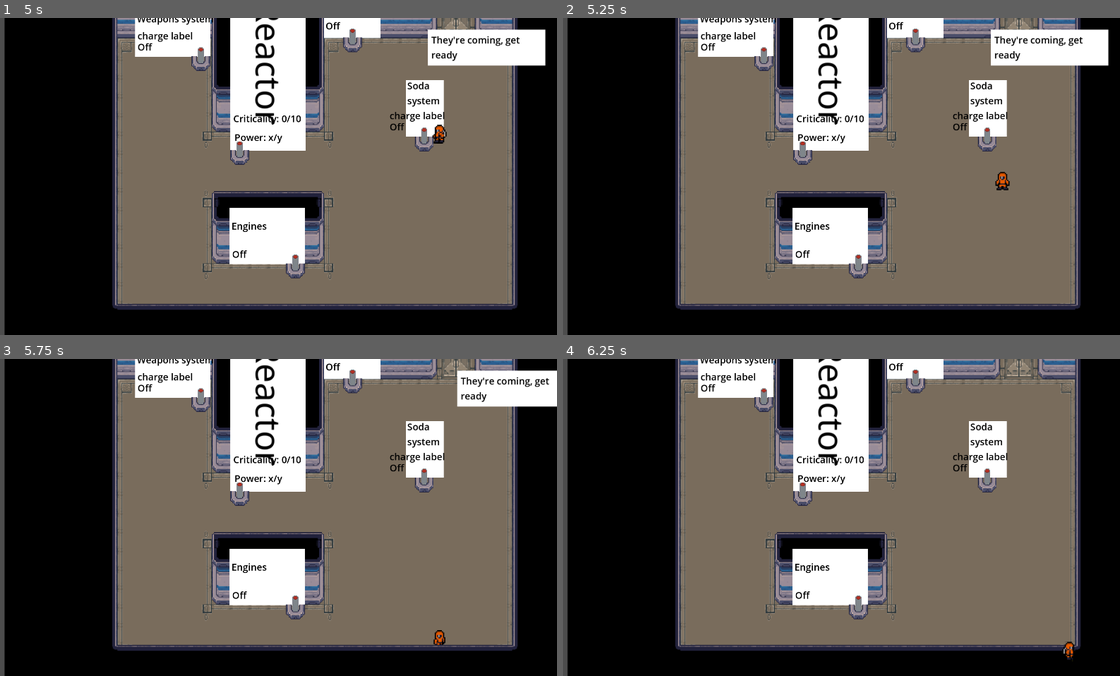
Above: before the commit, frames 1-4 (two rows, left to right).
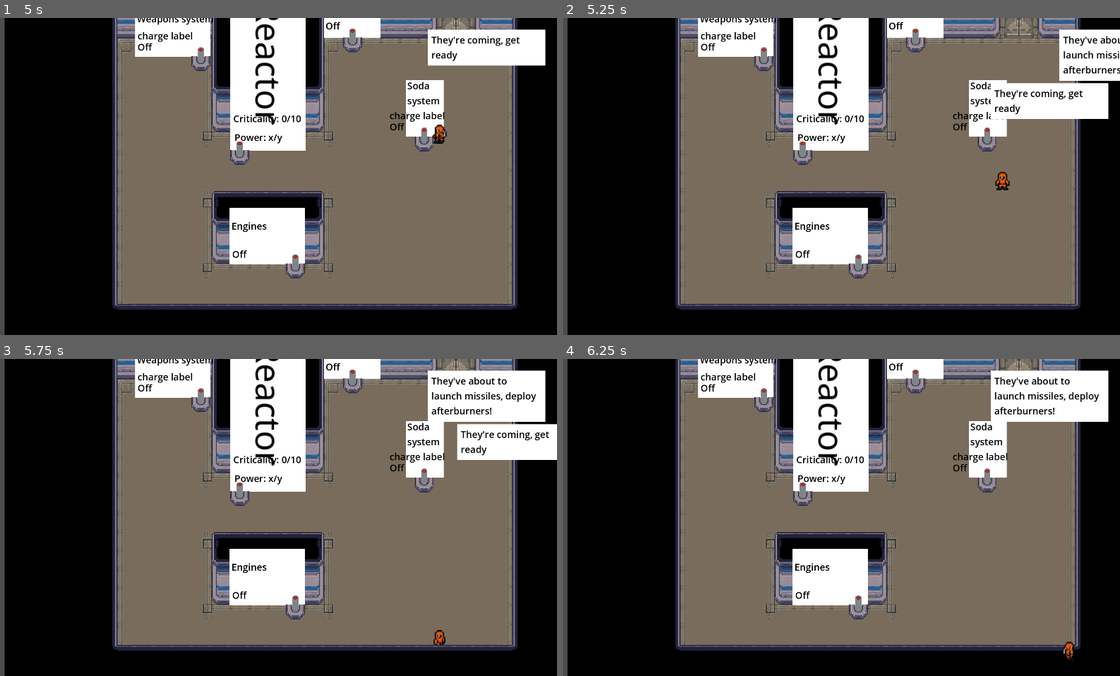
Above: after the commit, the same moments.

Repository: RichTeaMan/not-on-my-watch
Game: Godot game, scene res://scenes/engineering-room.tscn
Same seed, same stepped clock (60 frames per second), same inputs: the game is played once before the commit and once after it.
Inputs:
- Up to frame 1 (5 s): hold D (right) 0.53-1.28 s; tap E (action) every 0.75 s from 0.6 to 4.35 s; hold S (down) 1.28-2.03 s; hold D (right) 2.03-2.78 s; tap Enter at 2.75 s; hold W (up) 2.78-3.53 s; hold A (left) from 3.53 s (still down)
- Up to frame 2 (5.25 s): tap Space at 5 s; release A (left) at 5.03 s; hold S (down) from 5.03 s (still down); tap E (action) at 5.1 s
- Up to frame 3 (5.75 s): keep holding S (down)
- Up to frame 4 (6.25 s): release S (down) at 5.78 s; hold D (right) from 5.78 s (still down); tap E (action) at 5.85 s

Frame 1 is identical in both runs. In frame 2, 4.5% of the frame differs, in the area x 76-100%, y 3-32%; in frame 3, 4.3%; in frame 4, 3.4%.

Commit message:
Reduced AI idle time.

Diff:
--- a/ai/EnemyShip.gd
+++ b/ai/EnemyShip.gd
@@ -29,19 +29,17 @@
                 timeToStateChange = randi_range(5, 12)
                 state = randInitialState()
             _: # always go to idle state for some player down time
-                timeToStateChange = randi_range(5, 12)
+                timeToStateChange = randi_range(2, 7)
                 state = EnemyShipState.IDLE
         Global.enemy_ship_state_changed(state)
         Log.info("%s - %s seconds" % [EnemyShipState.keys()[state], timeToStateChange])
 
 func randInitialState() -> EnemyShipState:
-    match randi() % 3:
-        0:
-            return EnemyShipState.PREPARING_ATTACK
-        1:
-            return EnemyShipState.PREPARING_MISSILES
-        _:
-            return EnemyShipState.IDLE
+    var possible_states = [
+        EnemyShipState.PREPARING_ATTACK,
+        EnemyShipState.PREPARING_MISSILES
+    ]
+    return possible_states.pick_random()
 
 func _on_attack_enemy():
     pass
